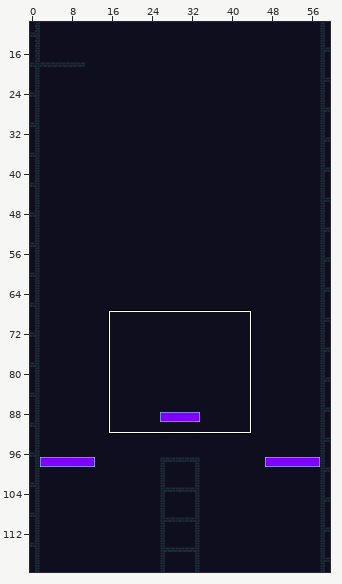
A Tiled map gets an edit: assets/tiles_NEW/tilemap.tmx. Above, an overview of the earlier version with the close-up marked.
Close-up. Earlier state:
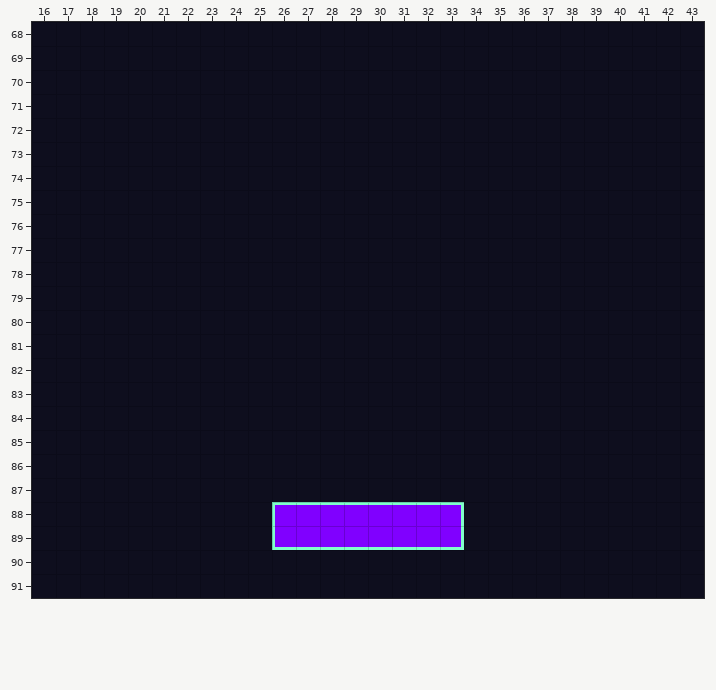
Cells are 8x8 px. Shown: x 16..43, y 68..91. The commit also changed other parts of the map, which this record leaves out.
After the commit:
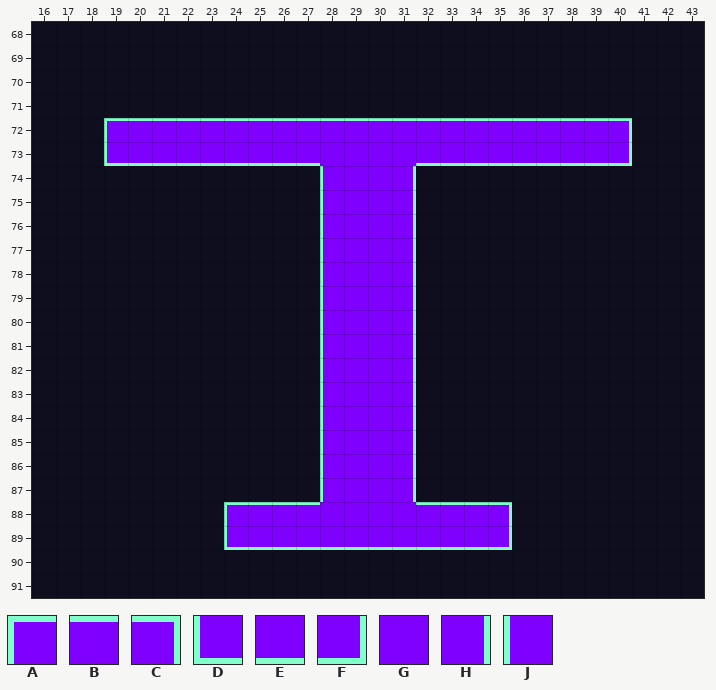
Key: from "tileset": A 286, B 287, C 289, D 346, E 351, F 353, G 607, H 609, J 670.
_ is an empty cell.
Change:
Layer "Blue":
Tile A is added in row 72 at x 19; in row 88 at x 24.
Tile B replaces tile A in row 88 at x 26.
Tile B replaces tile C in row 88 at x 33.
Tile B is added in row 72 at x 20 to 39; in row 88 at x 25 and 34.
Tile C is added in row 72 at x 40; in row 88 at x 35.
Tile D is added in row 73 at x 19; in row 89 at x 24.
Tile E replaces tile D in row 89 at x 26.
Tile E replaces tile F in row 89 at x 33.
Tile E is added in row 73 at x 20 to 27 and 32 to 39; in row 89 at x 25 and 34.
Tile F is added in row 73 at x 40; in row 89 at x 35.
Tile G replaces tile B in row 88 at x 28 to 31.
Tile G is added in row 73 at x 28 to 31; in rows 74 to 87 at x 29 to 30.
Tile H is added in rows 74 to 87 at x 31.
Tile J is added in rows 74 to 87 at x 28.
